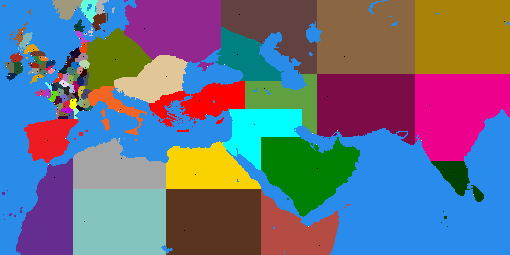
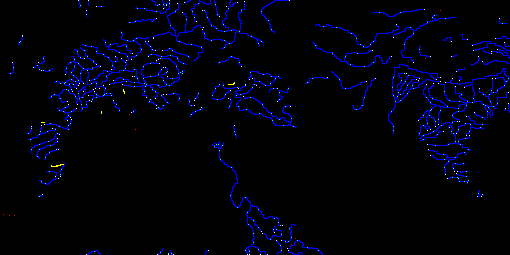
Before/after of a 510×255 layered artwork. What changed in the layer stack:
hid "map_regions", painted on it over bbox(0, 0, 510, 255)
showed "map_features", painted on it over bbox(0, 0, 510, 255)
